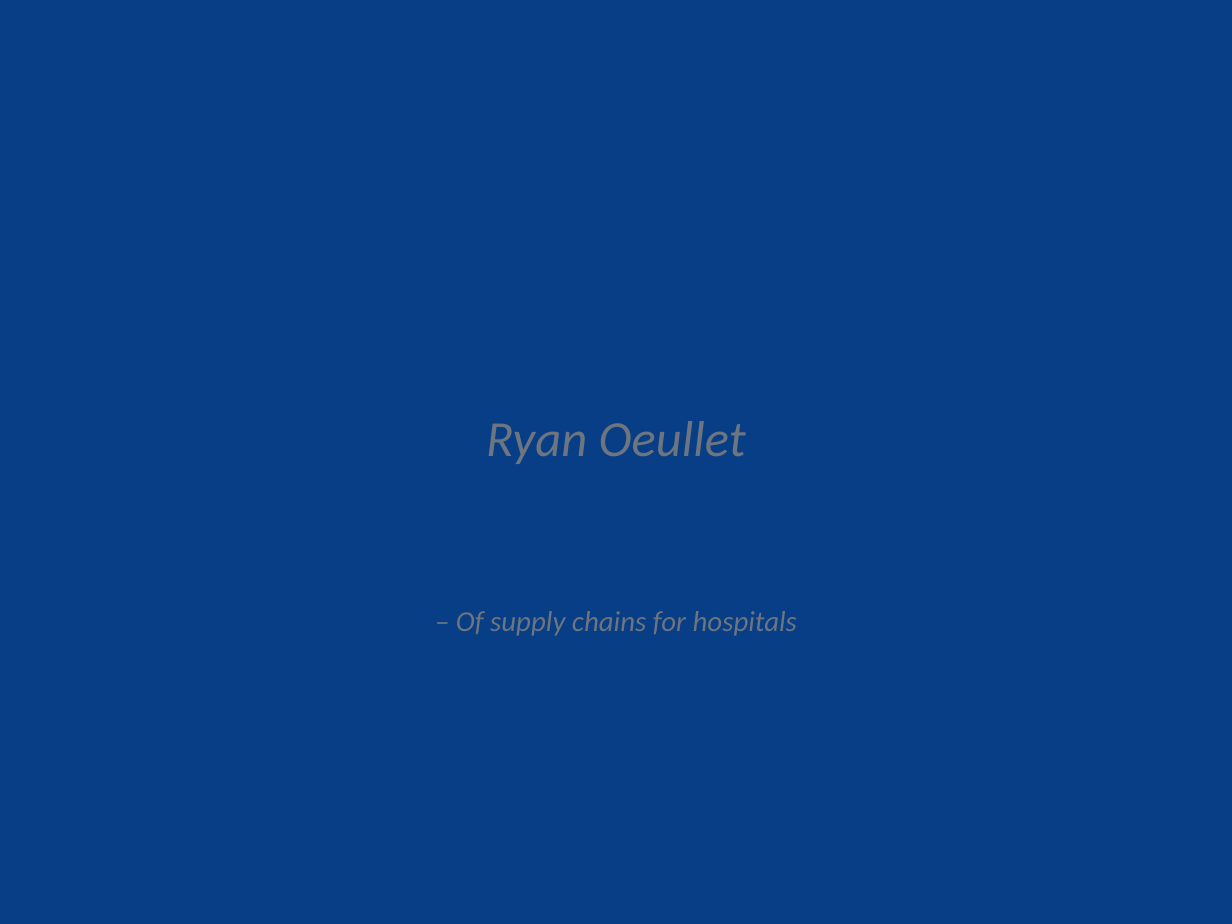
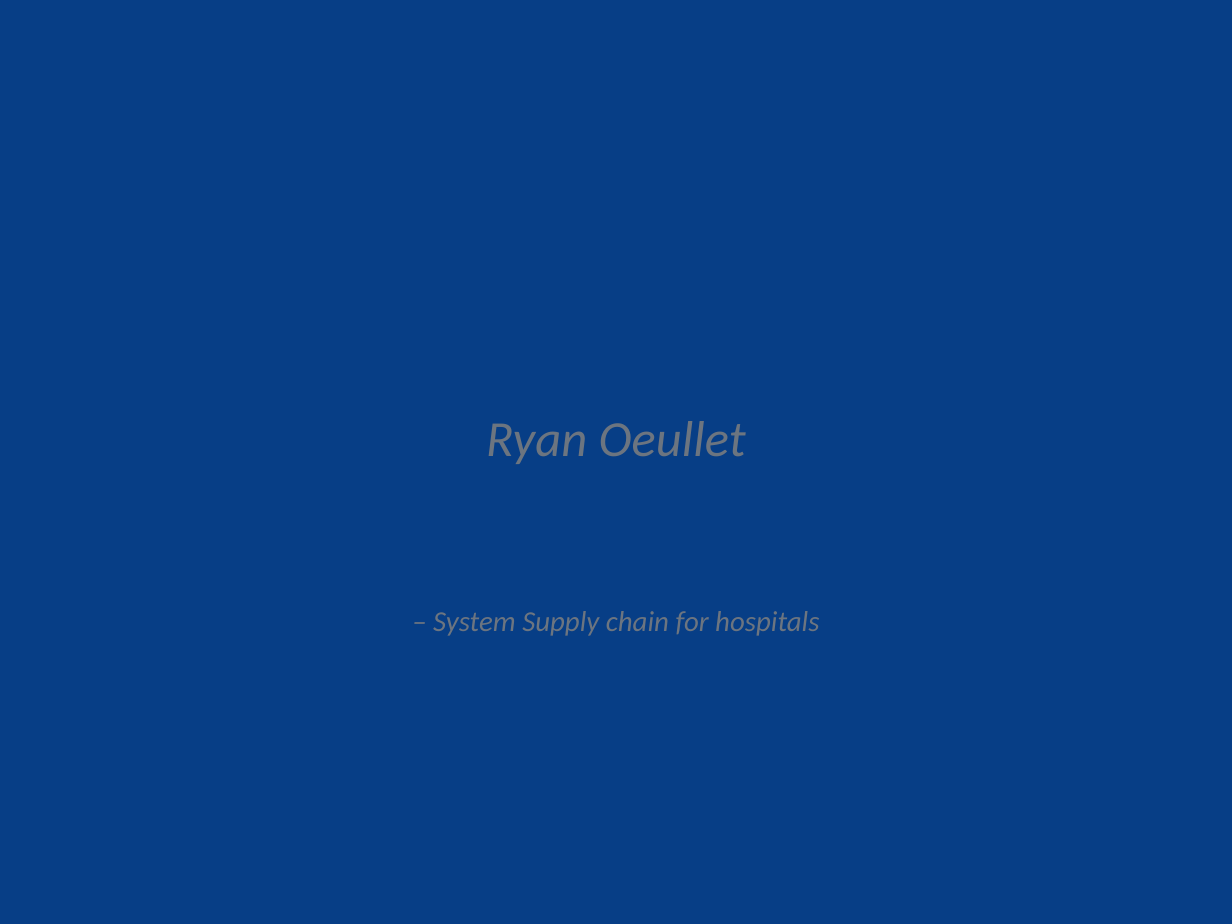
Before and after one commit to CurrentlyAWey/WiFiDripChamber, a slide deck: slide 10 of Public Relations/Smart Drip Chamber Presentation.pptx (slide 11 before the commit). Drawn at 1232x924 pixels with LibreOffice and Linux fonts; fonts in the diff are those of the drawing; background and template pictures are left out. Boxes give left, top, right and bottom in pixels: in the first picture for what was removed or moved away, otherwise in the second. Text is boxed around its words. In the diff, an @@ line names an element or a change of style, - is before the commit and + after.

```diff
--- a/Public Relations/Smart Drip Chamber Presentation.pptx
+++ b/Public Relations/Smart Drip Chamber Presentation.pptx
@@ text at (433,611,819,636): text changed @@
-– Of supply chains for hospitals
+– System Supply chain for hospitals
```
Also in this commit, not shown: 4 other slides changed, 2 slides added.
